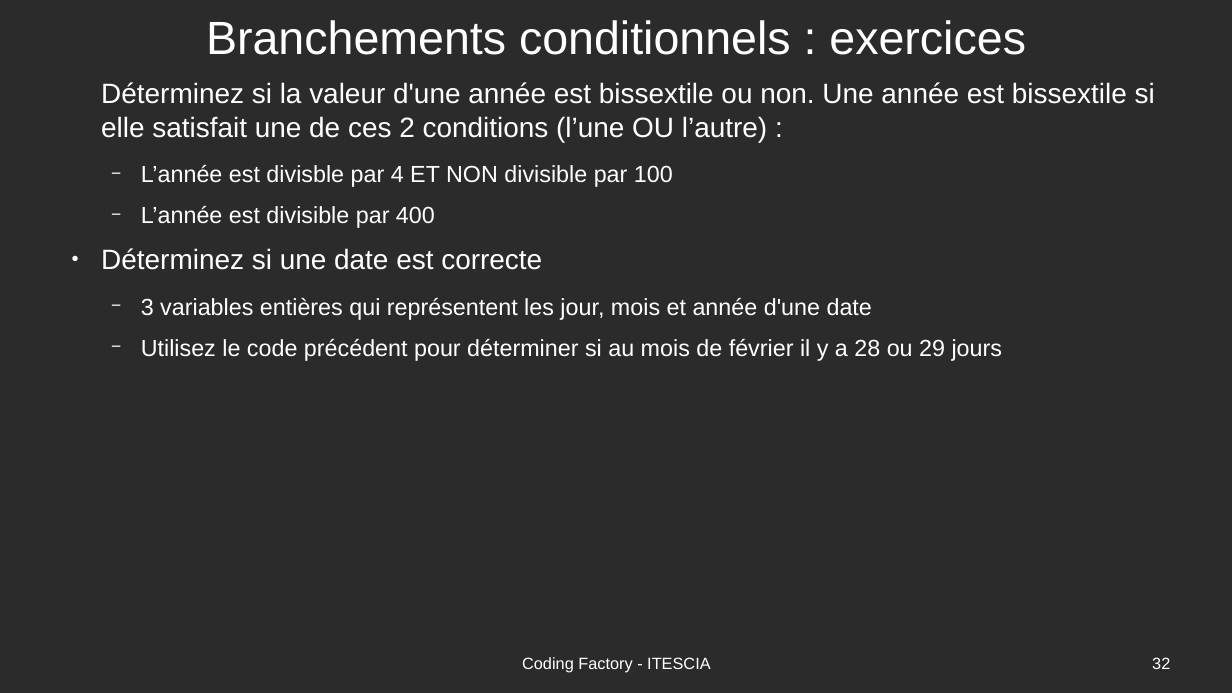
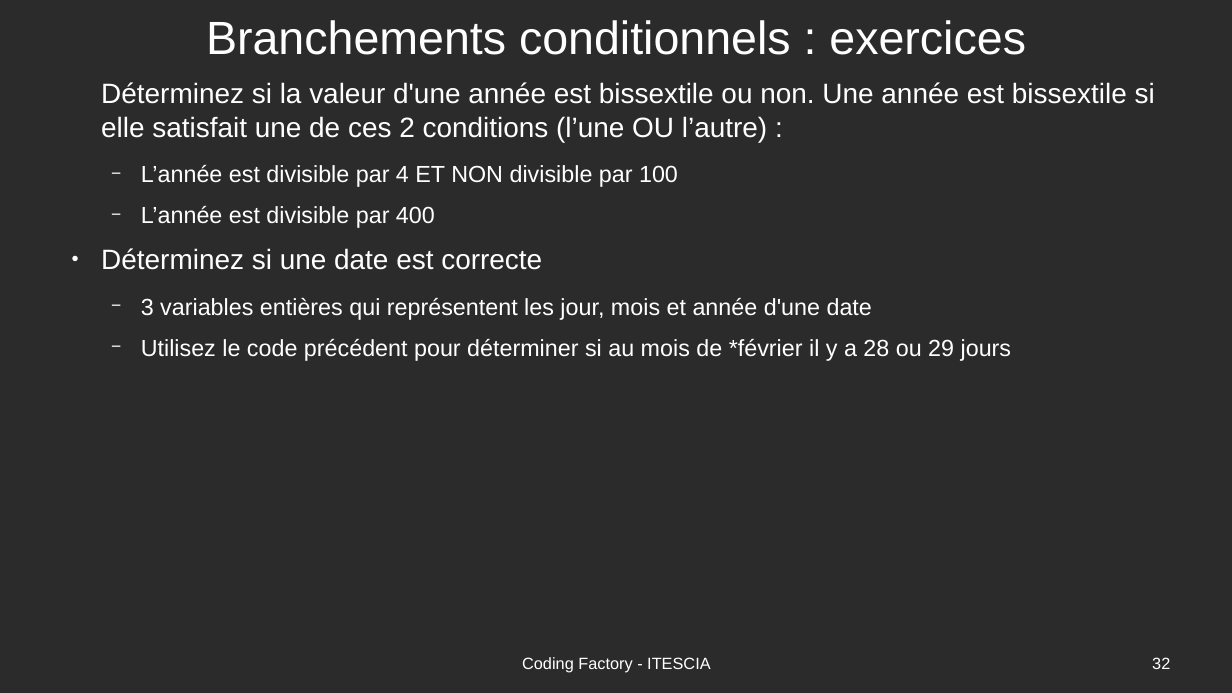
Before and after one commit to Romuald78/codingdojo_studentplugin, a slide deck: slide 32 of resources/doc/piscine_codingfactory-cours.odp. Drawn at 1232x693 pixels with LibreOffice and Linux fonts; fonts in the diff are those of the drawing; background and template pictures are left out; a plain dark background stands for a picture behind light text. Boxes give left, top, right and bottom in pixels: in the first picture for what was removed or moved away, otherwise in the second. Text is boxed around its words. In the diff, an @@ line names an element or a change of style, - is before the commit and + after.

```diff
--- a/resources/doc/piscine_codingfactory-cours.odp
+++ b/resources/doc/piscine_codingfactory-cours.odp
@@ text at <box>141,165,678,187</box>: text changed @@
-  − L’année est divisble par 4 ET NON divisible par 100
+  − L’année est divisible par 4 ET NON divisible par 100
@@ text at <box>141,339,1011,361</box>: text changed @@
-  − Utilisez le code précédent pour déterminer si au mois de février il y a 28 ou 29 jours
+  − Utilisez le code précédent pour déterminer si au mois de *février il y a 28 ou 29 jours
```
Also in this commit, not shown: 2 other slides changed, 1 other file.
